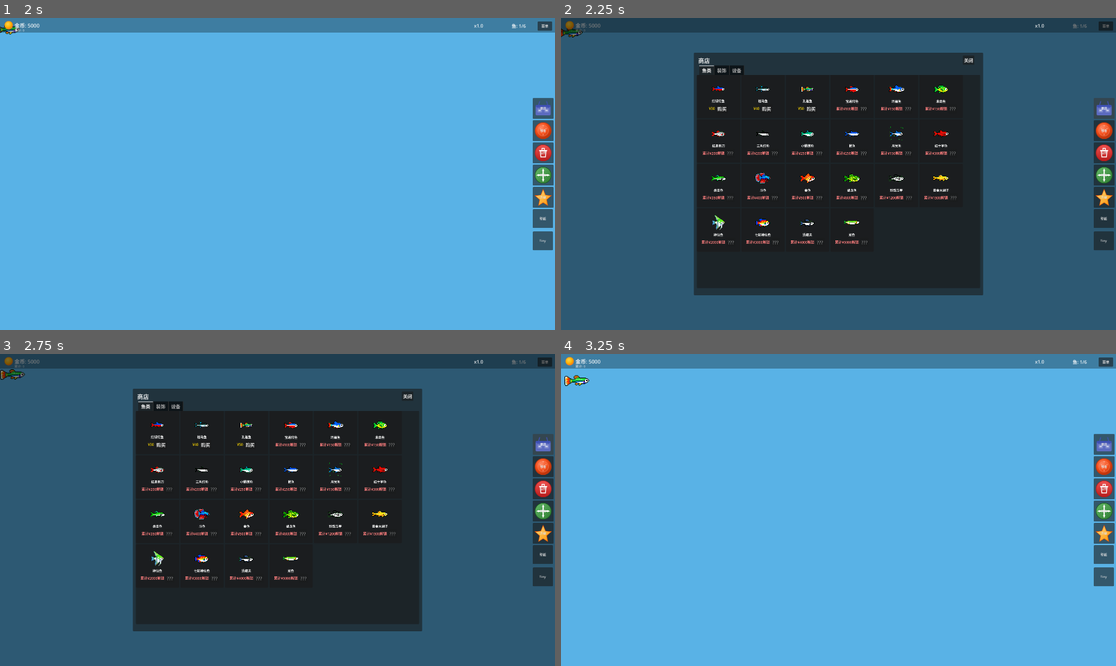
Above: before the commit, frames 1-4 (two rows, left to right).
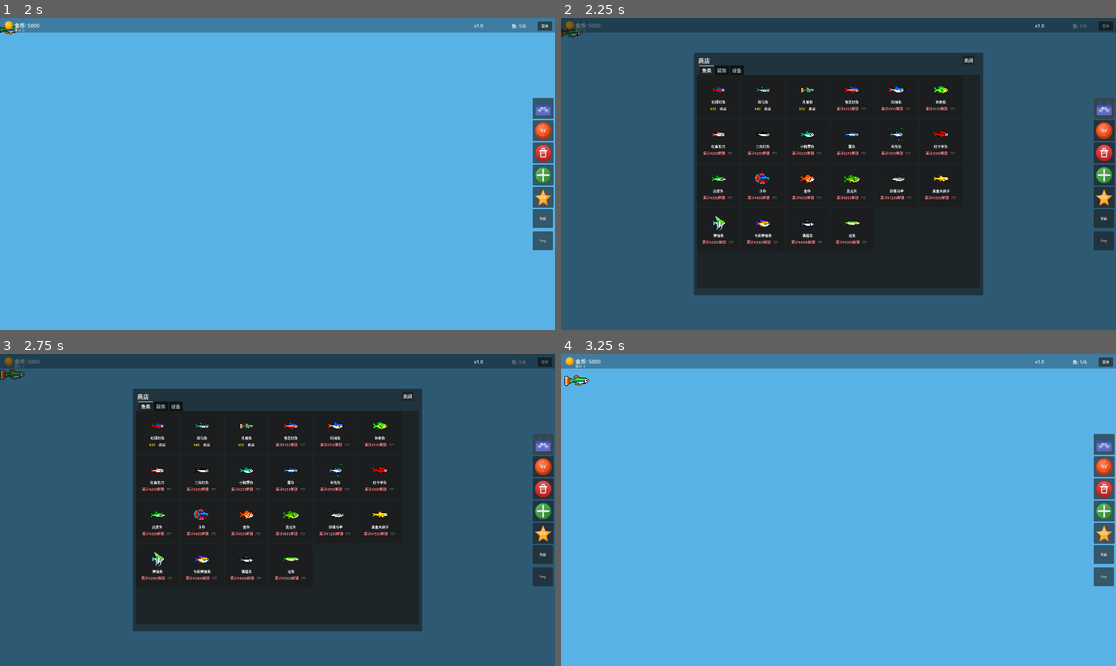
Above: after the commit, the same moments.

Repository: ZhanXuzhao/Deskquarium
Game: Godot game, scene res://main.tscn
Two runs of this game, one before a commit and one after it. Both use one fixed random seed, a clock stepped at 60 frames per second and the inputs below.
Inputs:
- Up to frame 1 (2 s): click "菜单" at 0.5 s; click "重新开始游戏" at 1.25 s
- Up to frame 2 (2.25 s): click "商店" at 2 s
- Up to frame 3 (2.75 s): no input
- Up to frame 4 (3.25 s): click "关闭" at 2.75 s

Frame 1 is identical in both runs. In frame 2, 2.0% of the frame differs, in the area x 25-72%, y 21-73%; in frame 3, 2.0%; in frame 4, nothing differs.

Commit message:
统一商店面板鱼/装饰卡片文字大小（名字、价格、购买按钮均设为12px）

Diff:
--- a/scenes/ui/decoration_card/decoration_card.tscn
+++ b/scenes/ui/decoration_card/decoration_card.tscn
@@ -39,7 +39,7 @@
 unique_name_in_owner = true
 layout_mode = 2
 size_flags_horizontal = 3
-theme_override_font_sizes/font_size = 11
+theme_override_font_sizes/font_size = 12
 text = "name_0011"
 horizontal_alignment = 1
 
@@ -59,4 +59,5 @@
 unique_name_in_owner = true
 layout_mode = 2
 size_flags_horizontal = 4
+theme_override_font_sizes/font_size = 12
 text = "购买"
--- a/scenes/ui/fish_card/fish_card.tscn
+++ b/scenes/ui/fish_card/fish_card.tscn
@@ -39,7 +39,7 @@
 unique_name_in_owner = true
 layout_mode = 2
 size_flags_horizontal = 3
-theme_override_font_sizes/font_size = 11
+theme_override_font_sizes/font_size = 12
 text = "fish_name"
 horizontal_alignment = 1
 
@@ -59,4 +59,5 @@
 unique_name_in_owner = true
 layout_mode = 2
 size_flags_horizontal = 4
+theme_override_font_sizes/font_size = 12
 text = "购买"
